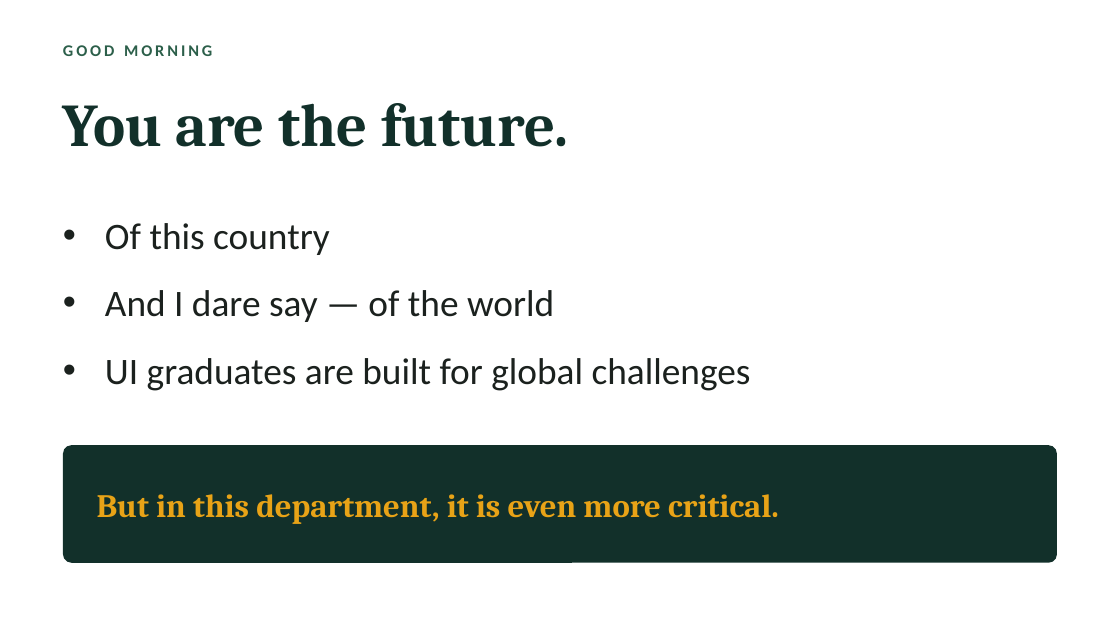
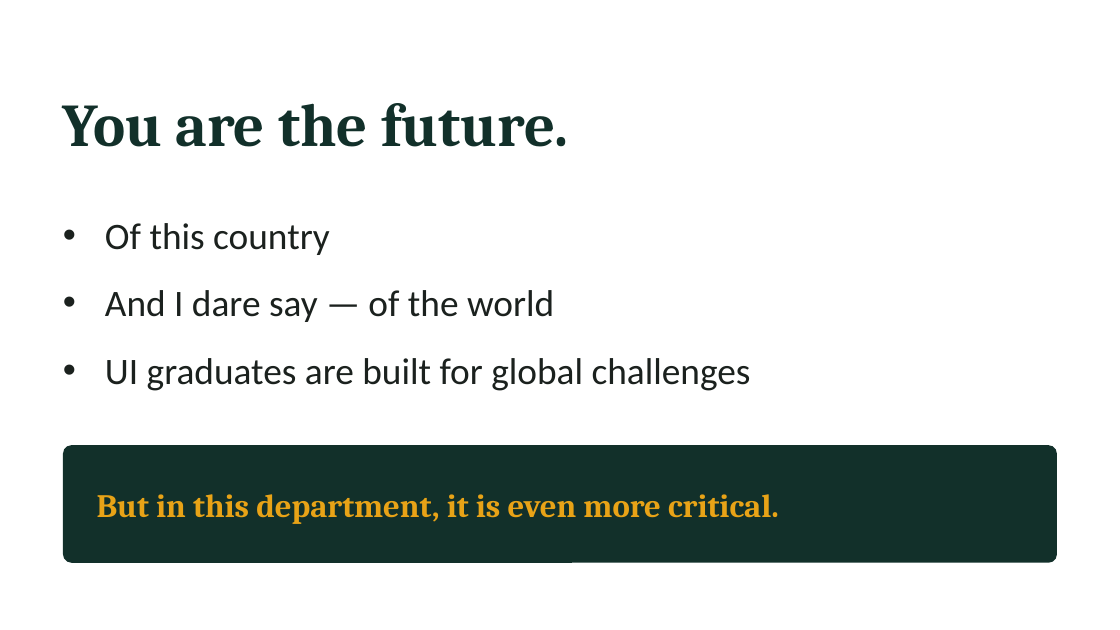
Before and after one commit to RAINigeria/study, a slide deck: slide 2 of iesa.pptx. Drawn at 1120x630 pixels with LibreOffice and Linux fonts; fonts in the diff are those of the drawing. Boxes give left, top, right and bottom in pixels: in the first picture for what was removed or moved away, otherwise in the second. Text is boxed around its words. In the diff, an @@ line names an element or a change of style, - is before the commit and + after.

```diff
--- a/iesa.pptx
+++ b/iesa.pptx
@@ text removed at <box>63,45,212,56</box> @@
-GOOD MORNING
```
Also in this commit, not shown: 15 other slides changed, 2 slides added, 1 other file.
